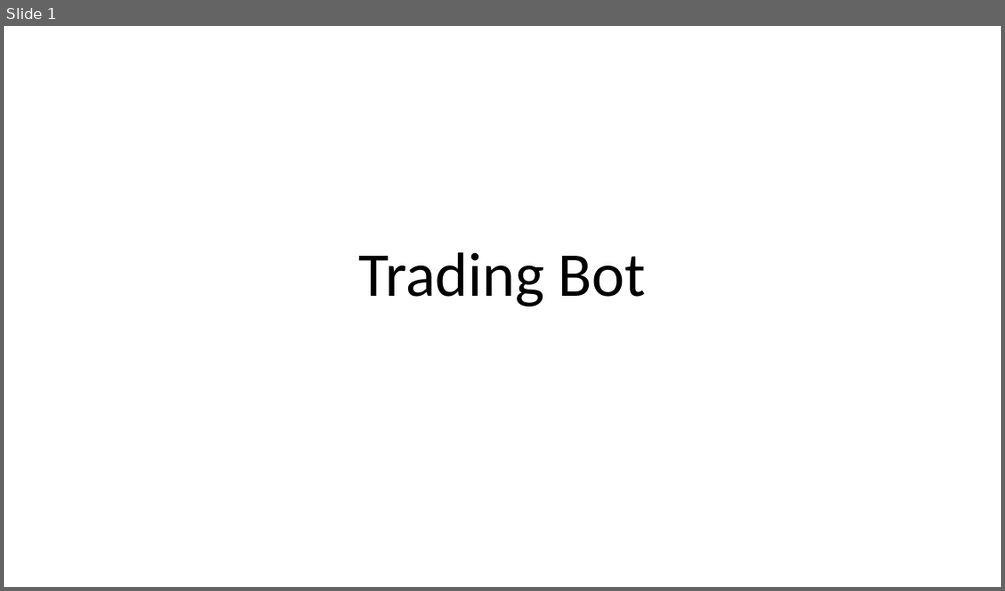
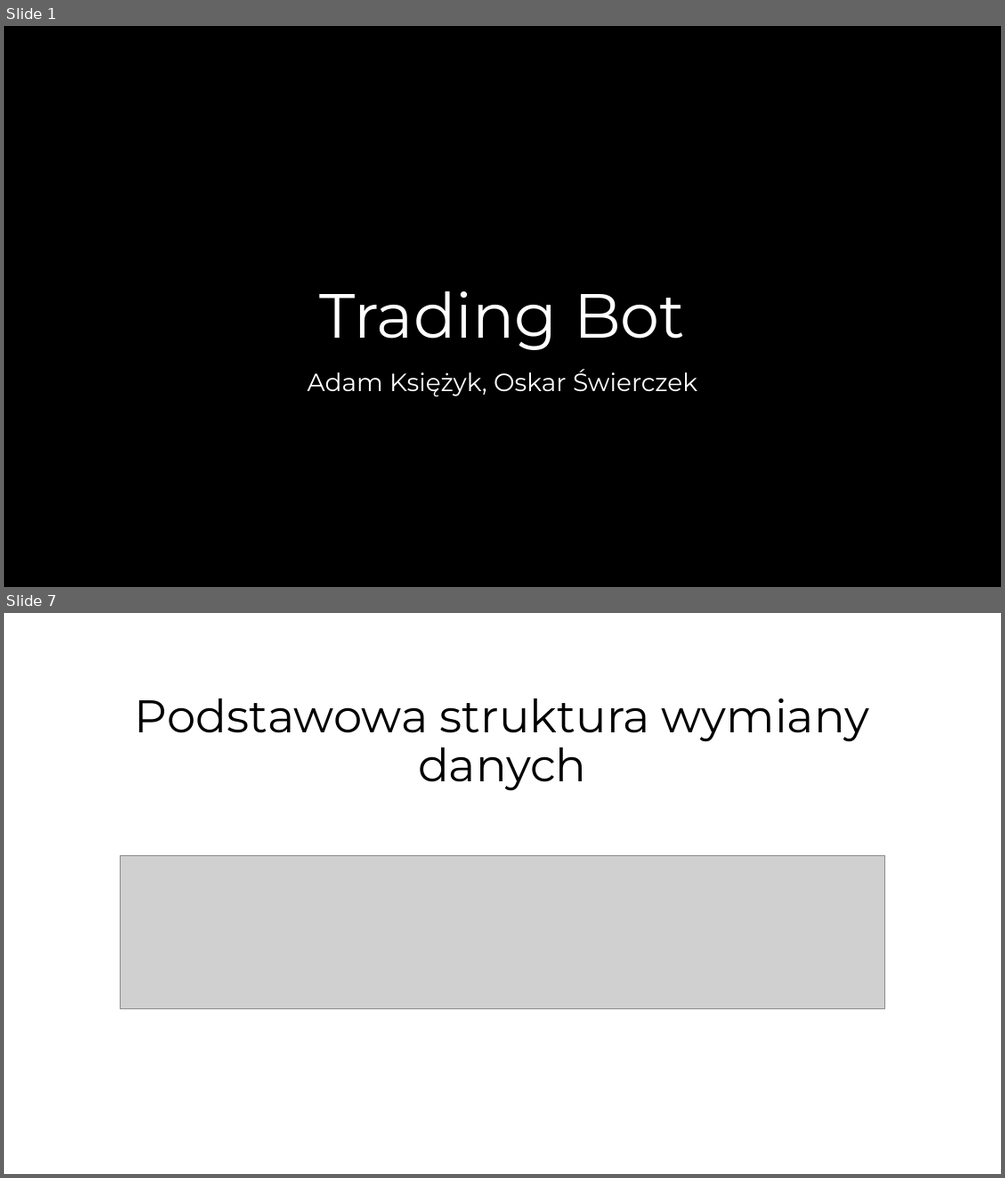
Before and after one commit to oskop123/Trading_Bot, a slide deck: JPWP.pptx. Shown one above the other, each under a label of ours: slide 1 before the commit, slides 1 and 7 after it; the slides between them are not shown. The pictures are 1005x591 and 1005x1178 pixels, drawn with LibreOffice and Linux fonts; fonts in the diff are those of the drawing; grey boxes stand for pictures; background and template pictures are left out. Boxes give left, top, right and bottom in pixels: in the first picture for what was removed or moved away, otherwise in the second. Text is boxed around its words. In the diff, an @@ line names an element or a change of style, - is before the commit and + after.

```diff
--- a/JPWP.pptx
+++ b/JPWP.pptx
@@ slide 7 added at box(4, 613, 1001, 1174), background #FFFFFF @@
@@ title added at box(135, 698, 869, 791), 44 pt, text #000000 @@
+Podstawowa struktura wymiany danych
@@ picture added at box(121, 855, 885, 1008) @@
@@ slide 1 changed as well @@
@@ background #FFFFFF to picture (left out) @@
@@ title "Trading Bot" at box(320, 291, 685, 350): font Calibri to Montserrat, text colour #000000 to #FFFFFF @@
@@ subtitle added at box(307, 369, 697, 396), 24 pt, text #FFFFFF @@
+Adam Księżyk, Oskar Świerczek
```
Also in this commit, not shown: 4 other slides changed, 14 other slides added, 21 slides removed, 1 other file.
